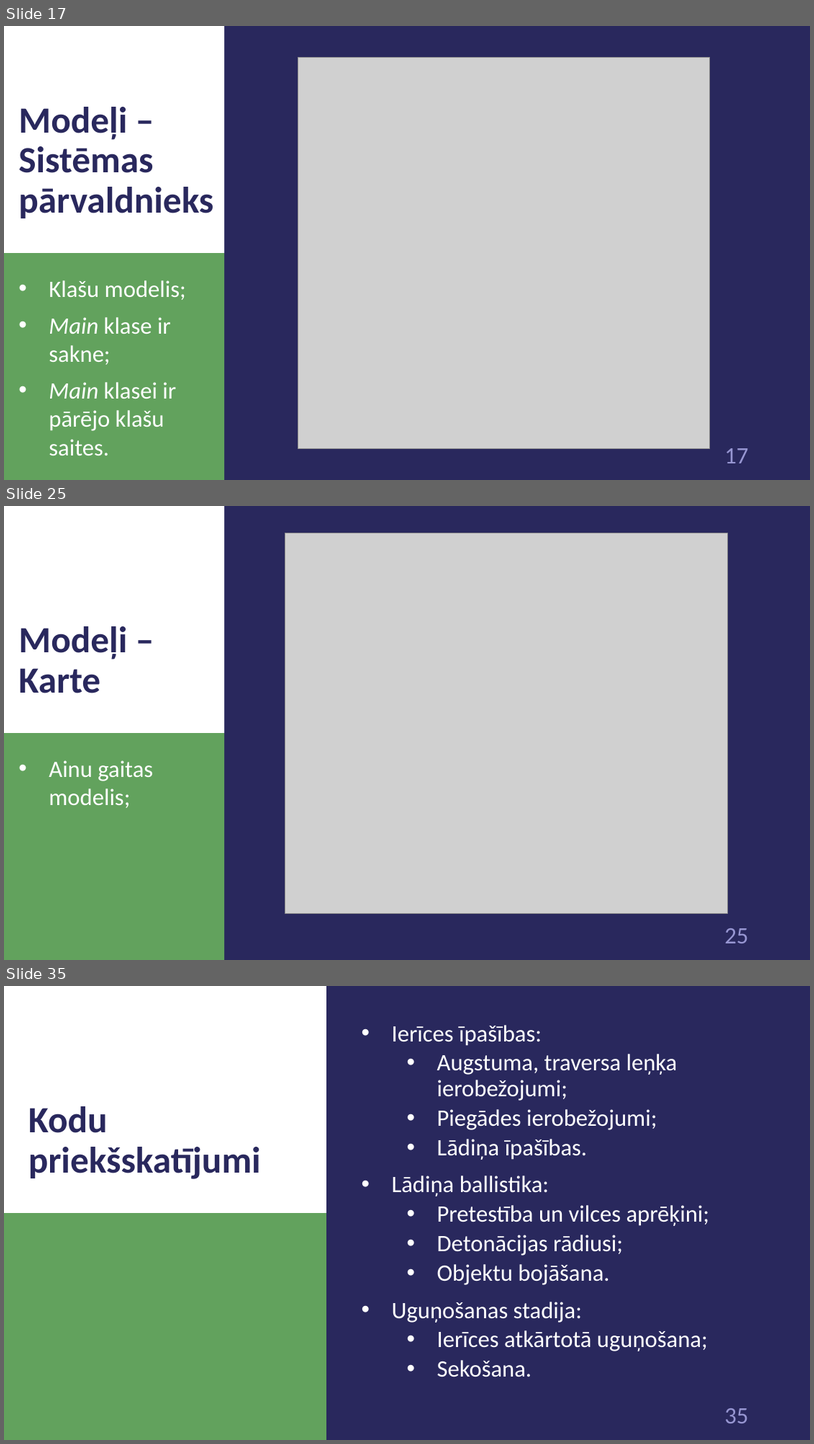
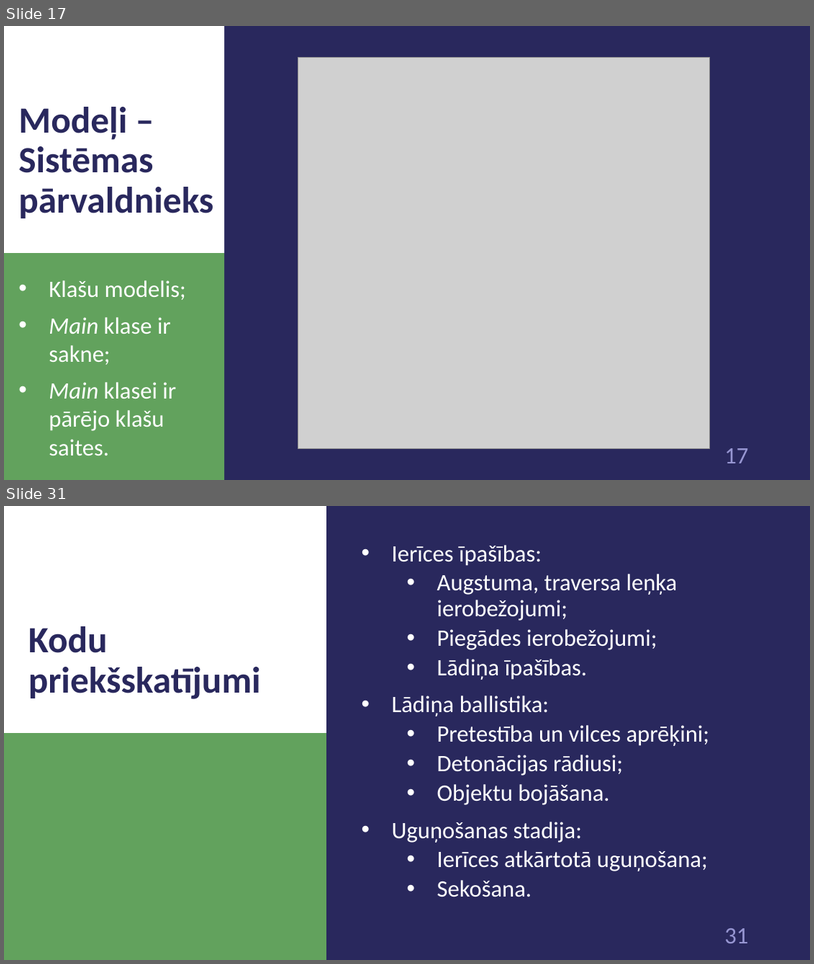
Before and after one commit to 1ivyatan/drumstalotajs, a slide deck: Documentation/Prezentācija.pptx. Shown one above the other, each under a label of ours: slides 17, 25 and 35 before the commit, slides 17 and 31 after it; the slides between them are not shown. The pictures are 814x1444 and 814x964 pixels, drawn with LibreOffice and Linux fonts; fonts in the diff are those of the drawing; grey boxes stand for pictures. Boxes give left, top, right and bottom in pixels: in the first picture for what was removed or moved away, otherwise in the second. Text is boxed around its words. In the diff, an @@ line names an element or a change of style, - is before the commit and + after.

Commit message:
add model descs

```diff
--- a/Documentation/Prezentācija.pptx
+++ b/Documentation/Prezentācija.pptx
@@ slide 25 removed at (x1=4, y1=506, x2=810, y2=960), background #29285D; not listed: 3 template elements that a slide beside it also shows @@
@@ picture removed at (x1=286, y1=533, x2=728, y2=913) @@
@@ title removed at (x1=18, y1=626, x2=127, y2=693) @@
-Modeļi – Karte
@@ text removed at (x1=49, y1=760, x2=153, y2=808) @@
-• Ainu gaitas modelis;
@@ what was slide 35 is now slide 31 @@
@@ page number at (x1=725, y1=928, x2=748, y2=943): text changed @@
-35
+31
```
Also in this commit, not shown: 12 slides changed, 1 slide added, 4 other slides removed.
